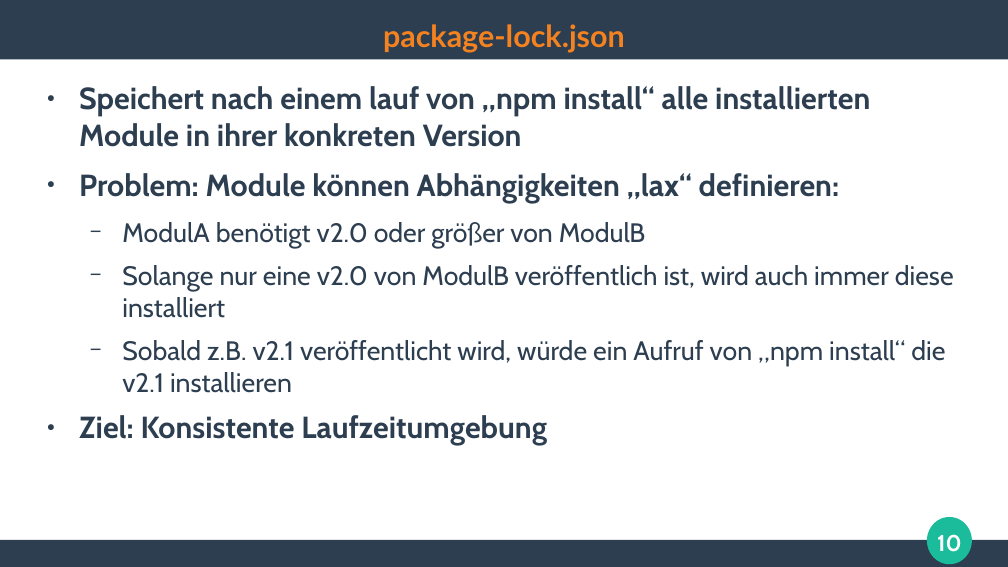
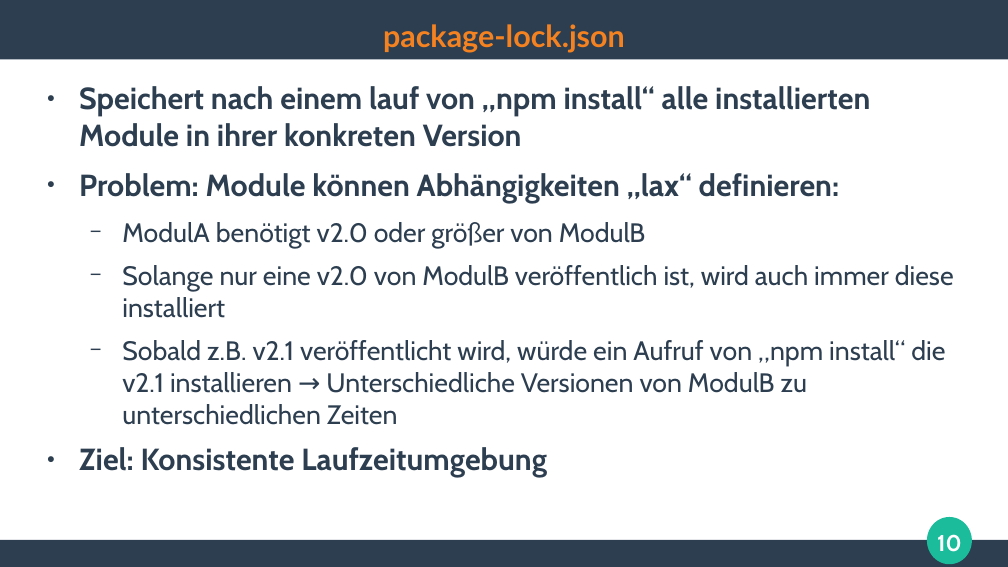
Before and after one commit to ghandmann/HS-AlbSig-WebAnwendungen2, a slide deck: slide 10 of Kapitel/01_Nodejs.odp. Drawn at 1008x567 pixels with LibreOffice and Linux fonts; fonts in the diff are those of the drawing. Boxes give left, top, right and bottom in pixels: in the first picture for what was removed or moved away, otherwise in the second. Text is boxed around its words. In the diff, an @@ line names an element or a change of style, - is before the commit and + after.

```diff
--- a/Kapitel/01_Nodejs.odp
+++ b/Kapitel/01_Nodejs.odp
@@ text at (x1=122, y1=340, x2=945, y2=425): text changed @@
-  − Sobald z.B. v2.1 veröffentlicht wird, würde ein Aufruf von „npm install“ die v2.1 installieren
+  − Sobald z.B. v2.1 veröffentlicht wird, würde ein Aufruf von „npm install“ die v2.1 installieren → Unterschiedliche Versionen von ModulB zu unterschiedlichen Zeiten
```
Also in this commit, not shown: 1 slide added, 1 other file.
